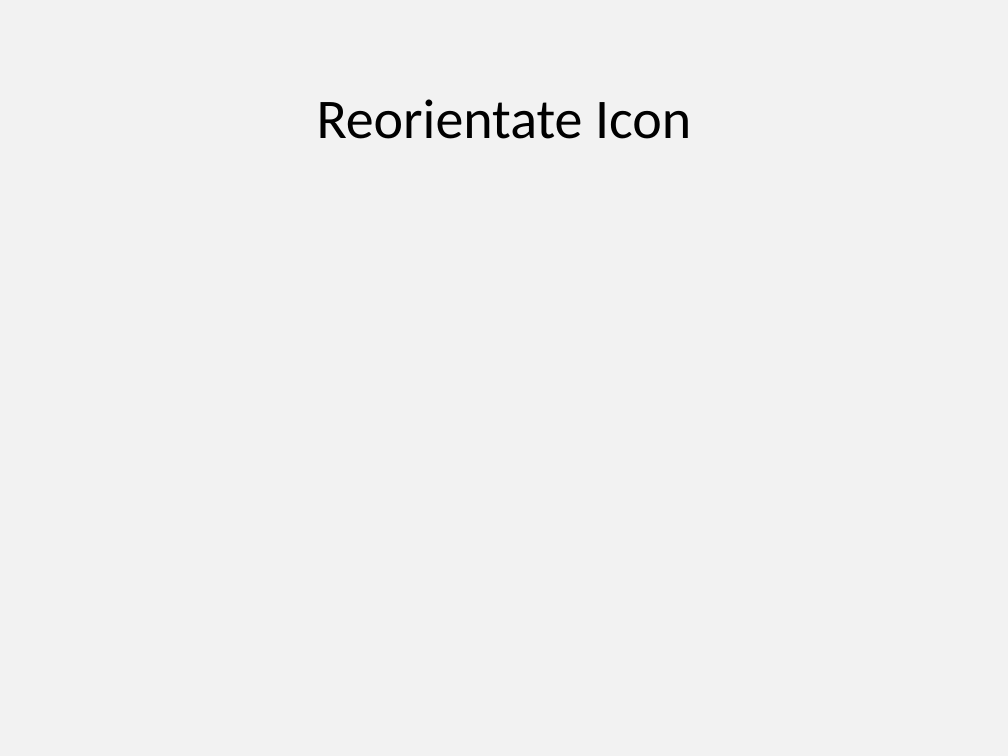
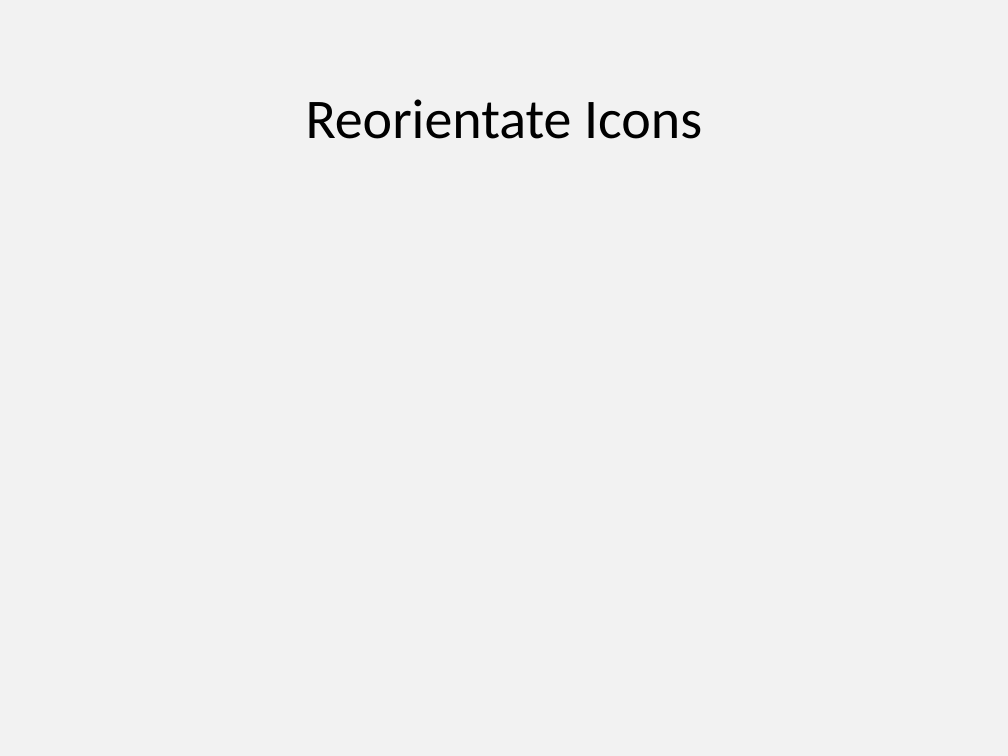
Before and after one commit to PowerPointLabs/PowerPointLabs, a slide deck: slide 6 of doc/Icons-PositionsLab.pptx. Drawn at 1008x756 pixels with LibreOffice and Linux fonts; fonts in the diff are those of the drawing. Boxes give left, top, right and bottom in pixels: in the first picture for what was removed or moved away, otherwise in the second. Text is boxed around its words. In the diff, an @@ line names an element or a change of style, - is before the commit and + after.

Commit message:
Added Powerpoint version of Distribute Icons
#35

```diff
--- a/doc/Icons-PositionsLab.pptx
+++ b/doc/Icons-PositionsLab.pptx
@@ text at box(306, 99, 702, 139): text changed @@
-Reorientate Icon
+Reorientate Icons
```
Also in this commit, not shown: 4 other slides changed, 1 slide added, 1 slide removed.
